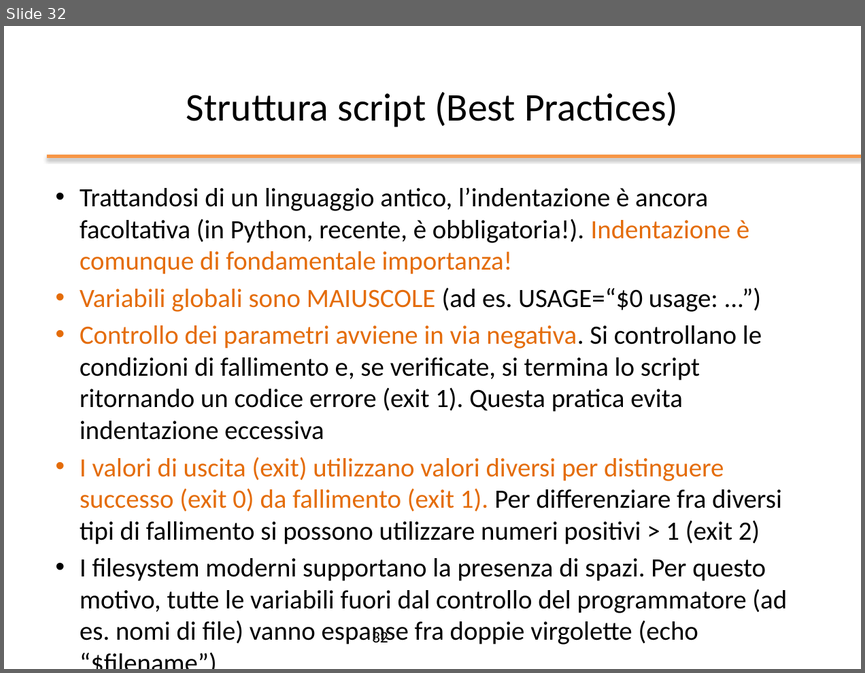
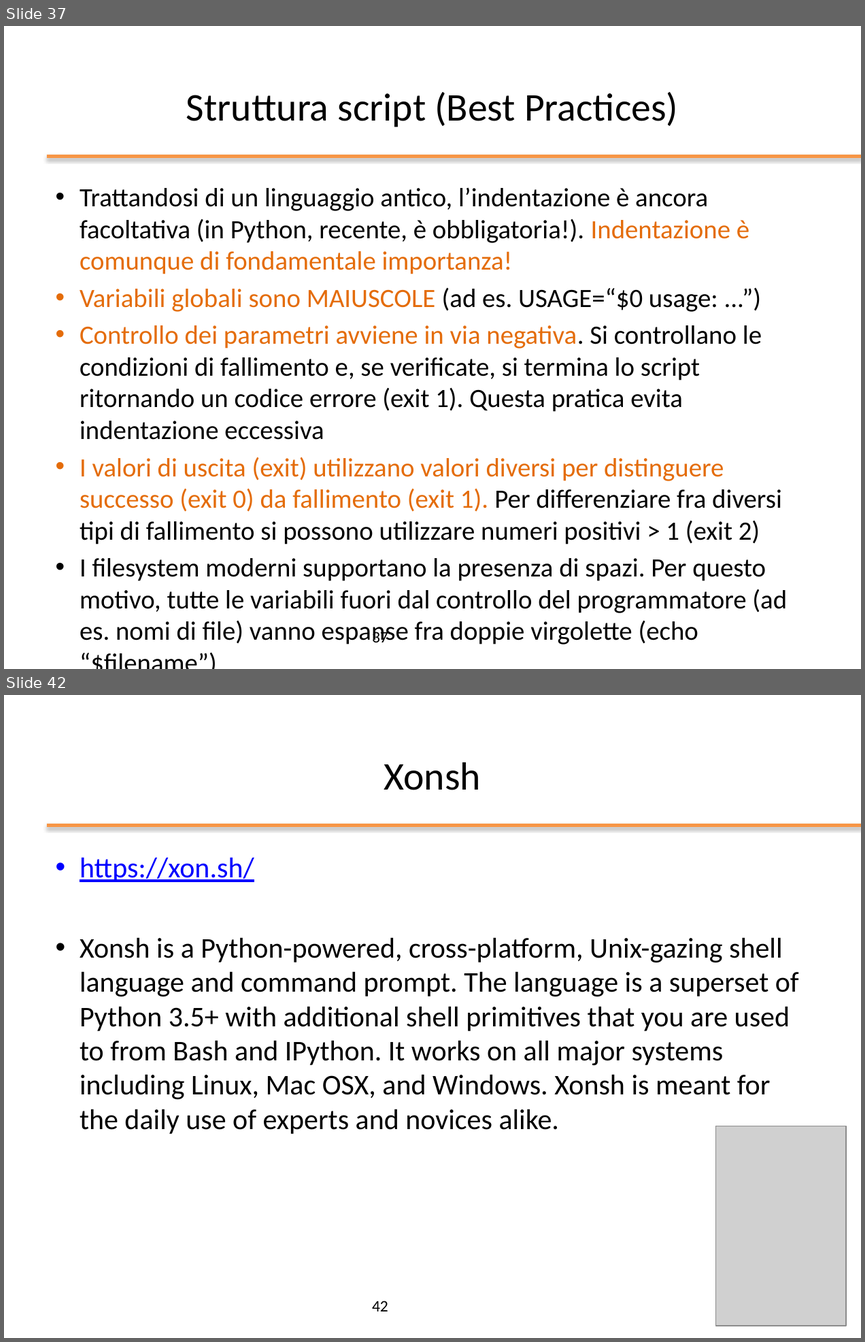
Before and after one commit to nbicocchi/operatingsystemsbsc, a slide deck: slides/ppt/03_Bash Scripting.pptx. Shown one above the other, each under a label of ours: slide 32 before the commit, slides 37 and 42 after it; the slides between them are not shown. The pictures are 865x673 and 865x1342 pixels, drawn with LibreOffice and Linux fonts; fonts in the diff are those of the drawing; grey boxes stand for pictures; background and template pictures are left out. Boxes give left, top, right and bottom in pixels: in the first picture for what was removed or moved away, otherwise in the second. Text is boxed around its words. In the diff, an @@ line names an element or a change of style, - is before the commit and + after.

```diff
--- a/slides/ppt/03_Bash Scripting.pptx
+++ b/slides/ppt/03_Bash Scripting.pptx
@@ slide 42 added at <box>4,695,861,1338</box>, background #FFFFFF; not listed: 1 template element that a slide beside it also shows @@
@@ title added at <box>384,762,481,790</box>, 33 pt, text #000000 @@
+Xonsh
@@ text added at <box>79,857,799,1134</box>, 24 pt, text #000000 @@
+• https://xon.sh/
+• Xonsh is a Python-powered, cross-platform, Unix-gazing shell language and command prompt. The language is a superset of Python 3.5+ with additional shell primitives that you are used to from Bash and IPython. It works on all major systems including Linux, Mac OSX, and Windows. Xonsh is meant for the daily use of experts and novices alike.
@@ picture added at <box>716,1126,847,1325</box> @@
@@ page number added at <box>372,1300,388,1311</box>, 13.5 pt, text #000000 @@
+42
@@ what was slide 32 is now slide 37 @@
@@ page number at <box>372,628,388,642</box>: text changed @@
-32
+37
```
Also in this commit, not shown: 1 slide changed, 9 other slides added, 5 other files.
